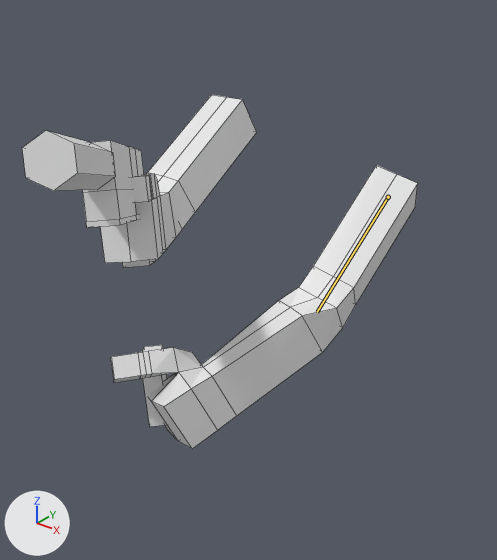
The Blender file Assets/Models/pistol 12 Hand.blend: old version first, new version second.
Camera for both pictures: a camera (50 mm lens) standing at (0.976, -1.617, 0.535) and looking at (0.008, -0.407, -0.215). Arrows for +X, +Y and +Z are at lower left; the lights stay in place. Both versions are drawn at frame 41 of the action 'ArmatureAction'; the numbers are the values there. The bones that change are drawn over the model as lines. Mesh edges are drawn as thin lines.

Names of what the first picture shows: 'Dummy', 'Mag', 'Pistol'.
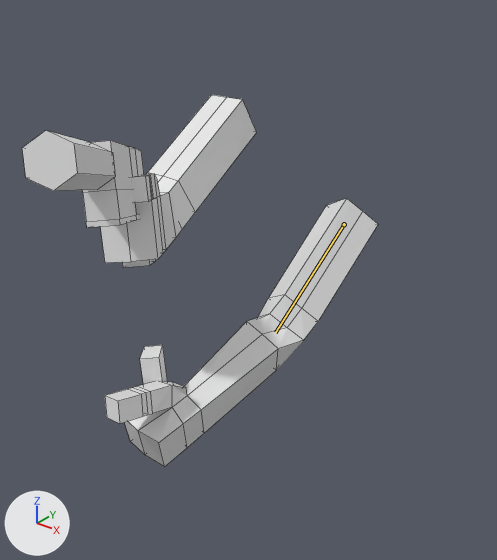
Boxes (x1, y1, x2, y2) around the edits, measured in the pictures (497 x 560 px):
'Dummy', posed (13% narrower)
    before: (100, 95, 418, 449)
    after: (100, 95, 378, 467)
bone 'UpperArm.L', root to tip
    before: (388, 197) to (317, 312)
    after: (344, 224) to (275, 332)

The edits, one by one:
Bone 'UpperArm.L' (bone_upperarm_l) moves from (-0.15, -0.93, -0.63) to (-0.2, -1.9, -1.45).
Bone 'UpperArm.L' (bone_upperarm_l) turns from (-112, -47, 24) to (-135, -27, 61) degrees about its own x, y and z.
